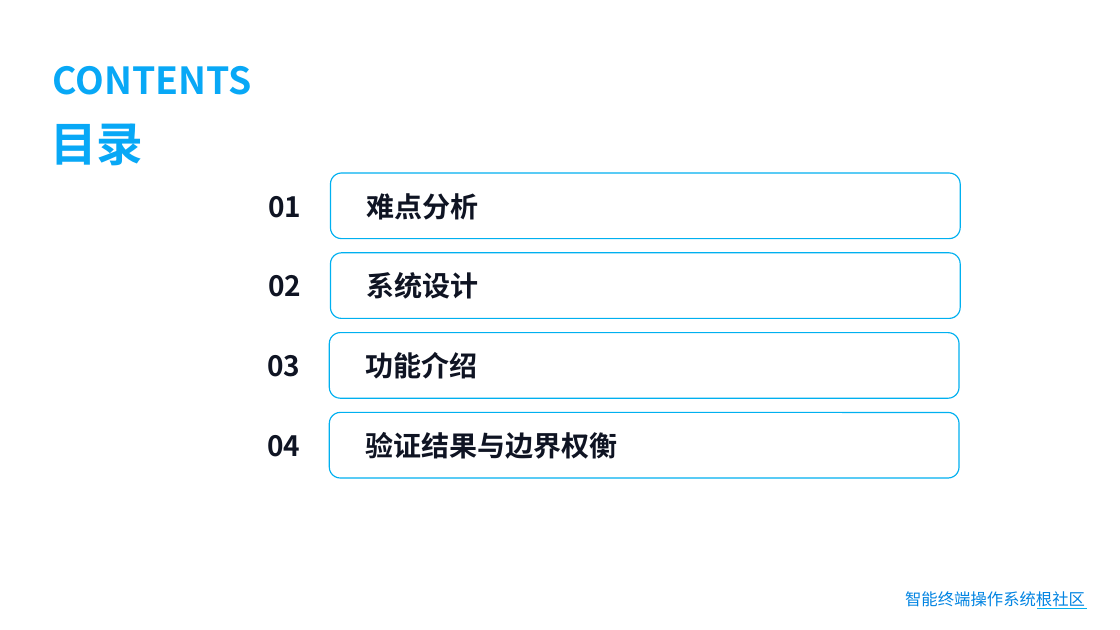
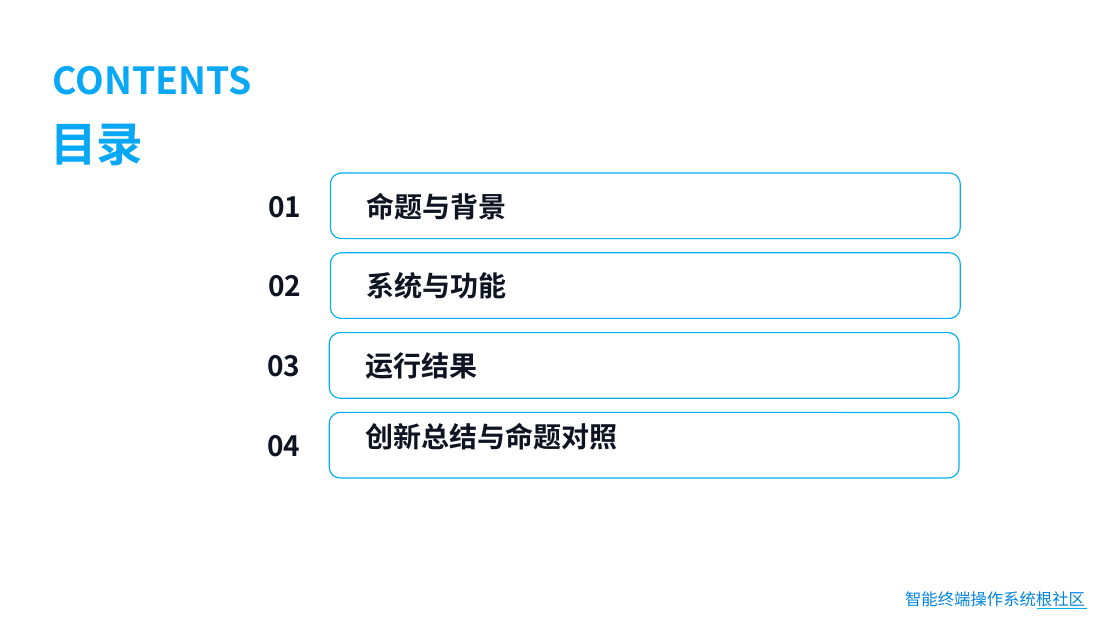
Before and after one commit to gema-secure/ohauto, a slide deck: slide 2 of 提交材料/03-答辩PPT.pptx. Drawn at 1120x630 pixels with LibreOffice and Linux fonts; fonts in the diff are those of the drawing. Boxes give left, top, right and bottom in pixels: in the first picture for what was removed or moved away, otherwise in the second. Text is boxed around its words. In the diff, an @@ line names an element or a change of style, - is before the commit and + after.

Commit message:
docs: 更新提交材料中的设计文档与演示文稿

```diff
--- a/提交材料/03-答辩PPT.pptx
+++ b/提交材料/03-答辩PPT.pptx
@@ text in rounded rectangle at <box>367,193,507,220</box>: text changed @@
-难点分析
+命题与背景
@@ text in rounded rectangle at <box>367,272,507,299</box>: text changed @@
-系统设计
+系统与功能
@@ text in rounded rectangle at <box>366,352,478,379</box>: text changed @@
-功能介绍
+运行结果
@@ rounded rectangle "创新总结与命题对照" at <box>329,413,960,478</box>: vertical alignment middle to top @@
@@ text in rounded rectangle at <box>366,423,618,450</box>: text changed @@
-验证结果与边界权衡
+创新总结与命题对照
```
Also in this commit, not shown: 1 other slide changed, 12 slides added, 20 slides removed, 1 other file.
